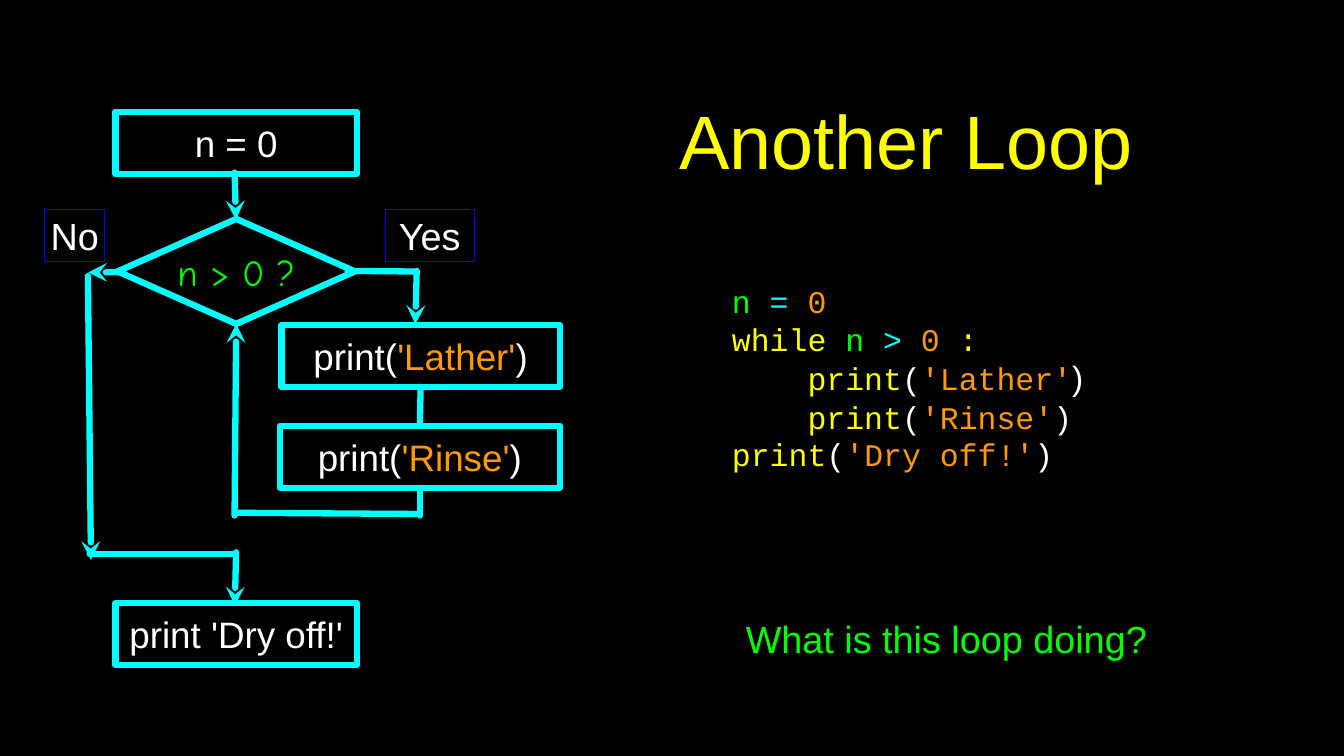
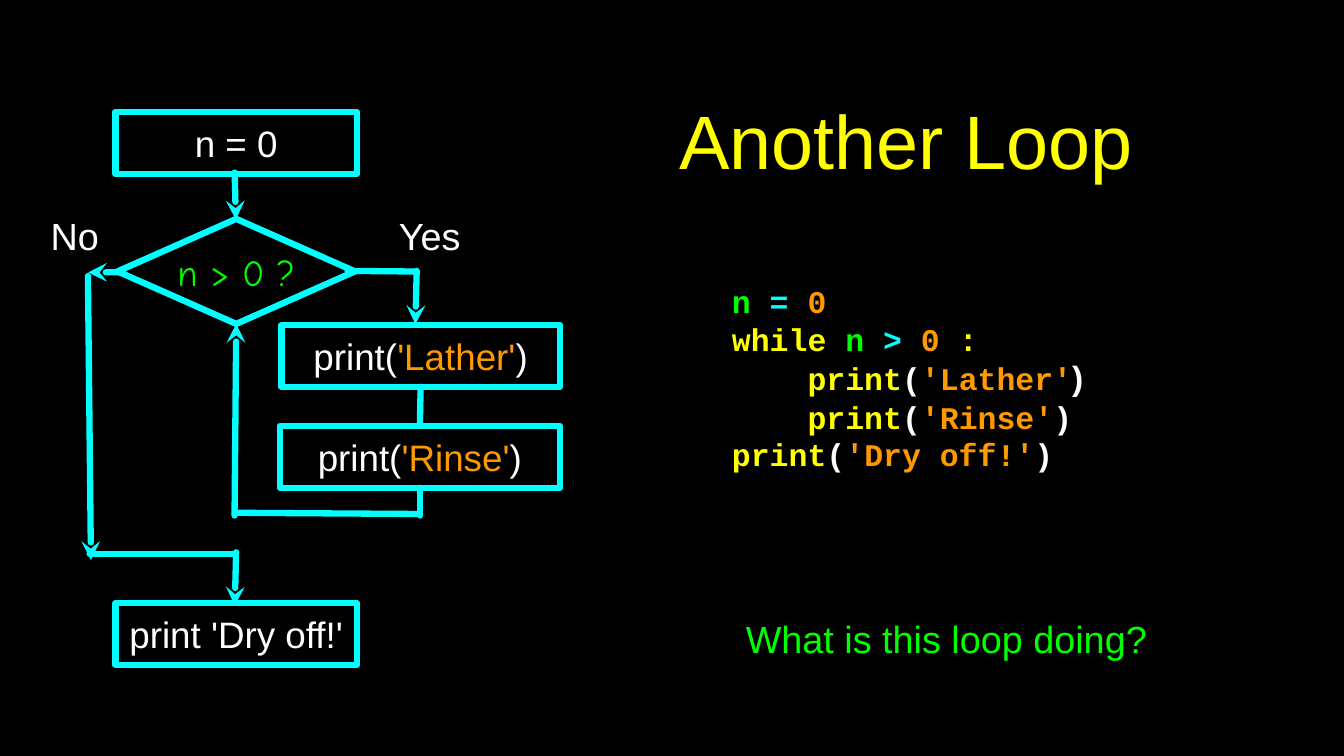
Before and after one commit to csev/py4e, a slide deck: slide 4 of lectures3/Pythonlearn-05-Iterations.pptx. Drawn at 1344x756 pixels with LibreOffice and Linux fonts; fonts in the diff are those of the drawing. Boxes give left, top, right and bottom in pixels: in the first picture for what was removed or moved away, otherwise in the second. Text is boxed around its words. In the diff, an @@ line names an element or a change of style, - is before the commit and + after.

Commit message:
Tweaks

```diff
--- a/lectures3/Pythonlearn-05-Iterations.pptx
+++ b/lectures3/Pythonlearn-05-Iterations.pptx
@@ text "No": place and size @@
-text "No" at <box>45,209,104,261</box>
+text "No" at <box>51,224,99,251</box>
@@ text "No" at <box>51,224,99,251</box>: outline #0000FF 0.75 pt to none @@
@@ text "Yes": place and size @@
-text "Yes" at <box>386,209,475,261</box>
+text "Yes" at <box>399,224,461,251</box>
@@ text "Yes" at <box>399,224,461,251</box>: outline #0000FF 0.75 pt to none @@
@@ text "n = 0" at <box>732,292,1073,473</box>: bold on @@
```
Also in this commit, not shown: 27 other slides changed, 2 slides added, 1 slide removed.
